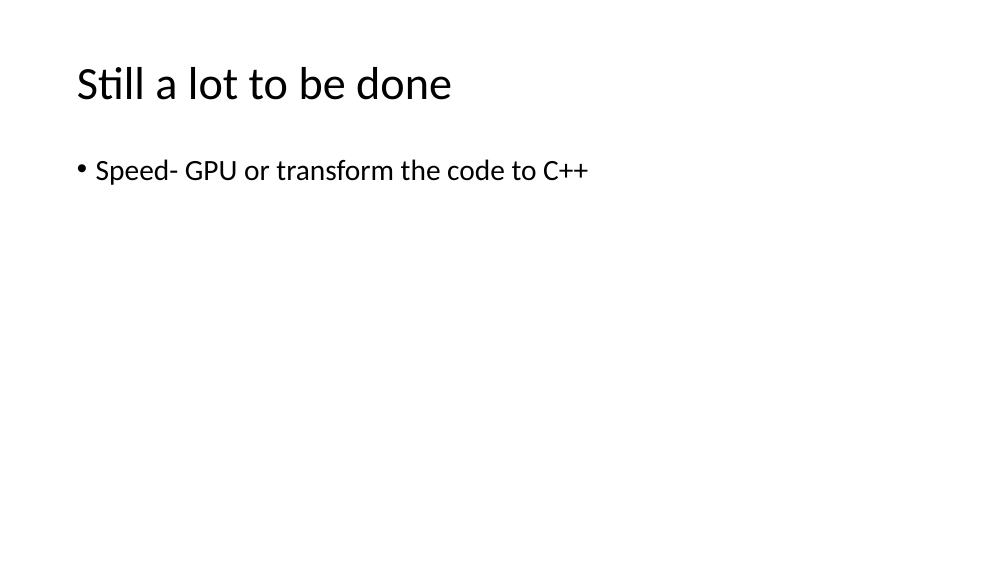
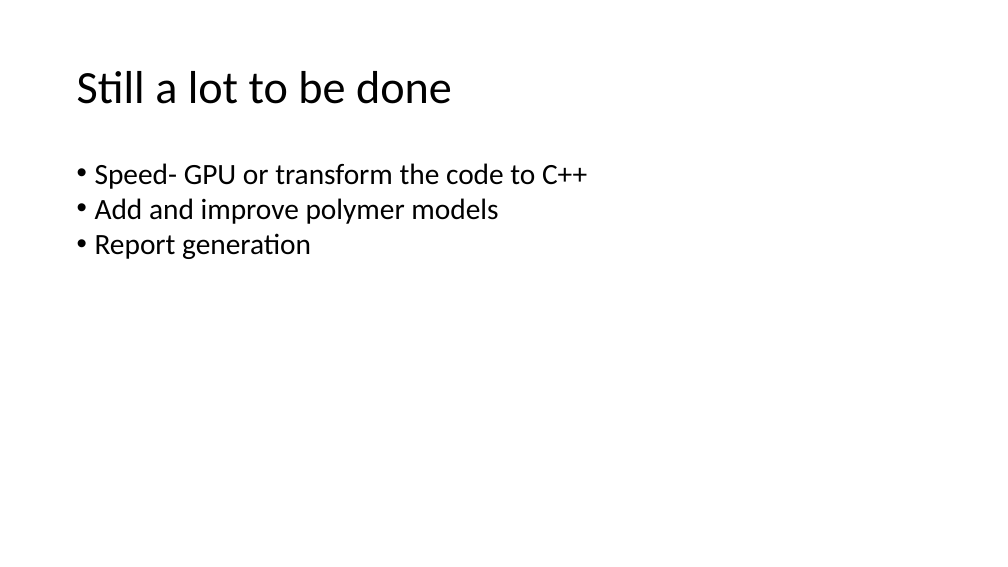
Before and after one commit to ofirENS/EpigenomeIntegrity, a slide deck: slide 8 of Documents/presentationParis7.pptx. Drawn at 1008x567 pixels with LibreOffice and Linux fonts; fonts in the diff are those of the drawing. Boxes give left, top, right and bottom in pixels: in the first picture for what was removed or moved away, otherwise in the second. Text is boxed around its words. In the diff, an @@ line names an element or a change of style, - is before the commit and + after.

Commit message:
added short movie for merge split of polymers. edited the presentation for paris7

```diff
--- a/Documents/presentationParis7.pptx
+++ b/Documents/presentationParis7.pptx
@@ text "Still a lot to be ..." at box(77, 71, 452, 104): line spacing 0.9 to 1 @@
@@ text at box(95, 163, 587, 189): indent changed; line spacing 0.9 to 1; less space between paragraphs @@
@@ text at box(95, 198, 498, 259): paragraphs added @@
+• Add and improve polymer models
+• Report generation
```
Also in this commit, not shown: 7 other slides changed, 1 other file.
